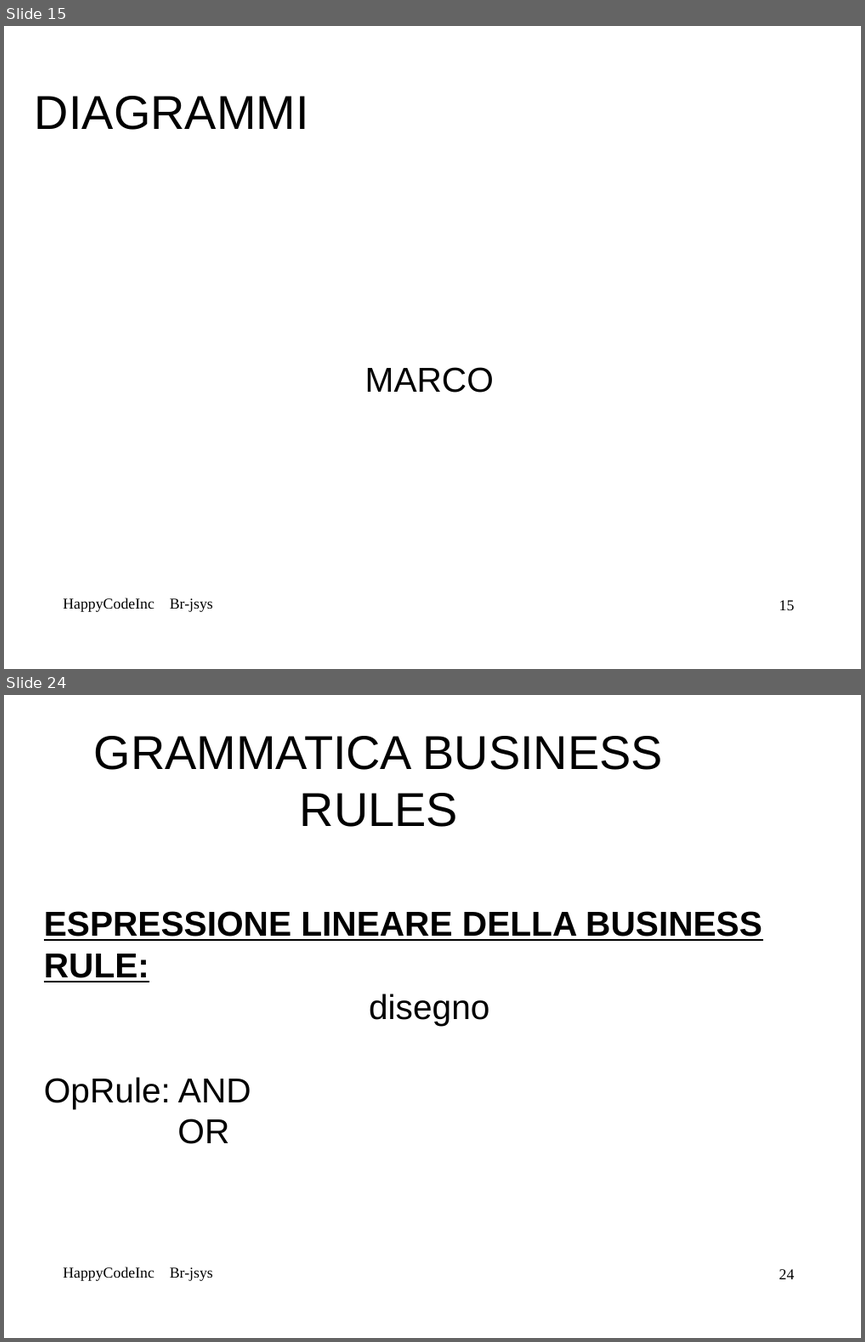
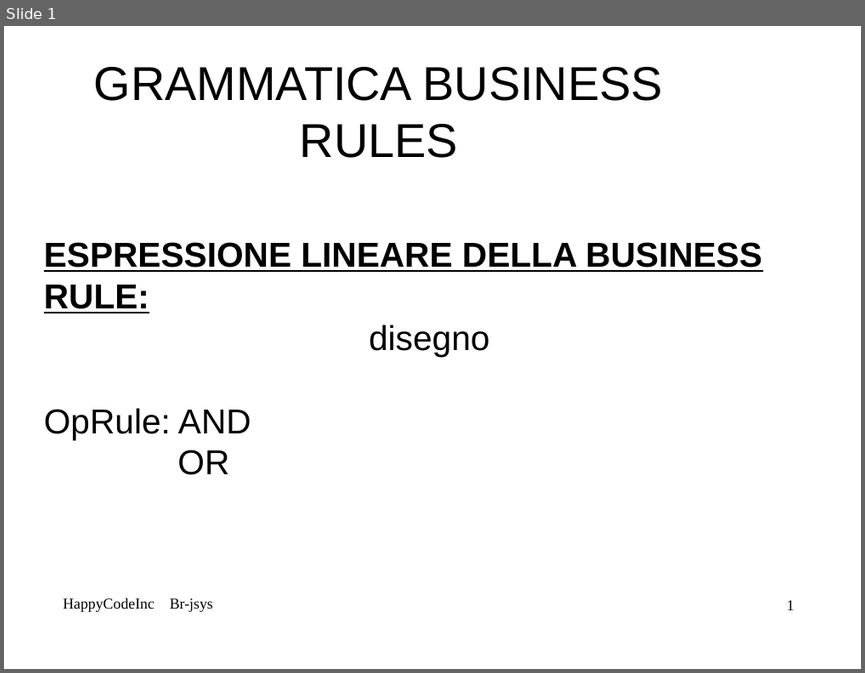
Before and after one commit to mbortola/br-jsys, a slide deck: trunk/RPD-presentation/Alessia-RPD.odp. Shown one above the other, each under a label of ours: slides 15 and 24 before the commit, slide 1 after it; the slides between them are not shown. The pictures are 865x1342 and 865x673 pixels, drawn with LibreOffice and Linux fonts; fonts in the diff are those of the drawing; background and template pictures are left out. Boxes give left, top, right and bottom in pixels: in the first picture for what was removed or moved away, otherwise in the second. Text is boxed around its words. In the diff, an @@ line names an element or a change of style, - is before the commit and + after.

```diff
--- a/trunk/RPD-presentation/Alessia-RPD.odp
+++ b/trunk/RPD-presentation/Alessia-RPD.odp
@@ slide 15 removed at (4, 26, 861, 669), background picture (left out); not listed: 1 template element that a slide beside it also shows @@
@@ title removed at (35, 96, 309, 130) @@
-DIAGRAMMI
@@ subtitle removed at (365, 367, 494, 392) @@
-MARCO
@@ text removed at (63, 597, 213, 612) @@
-HappyCodeInc Br-jsys
@@ what was slide 24 is now slide 1 @@
@@ page number at (787, 600, 794, 610): text changed @@
-24
+1
```
Also in this commit, not shown: 3 slides changed, 37 other slides removed.
